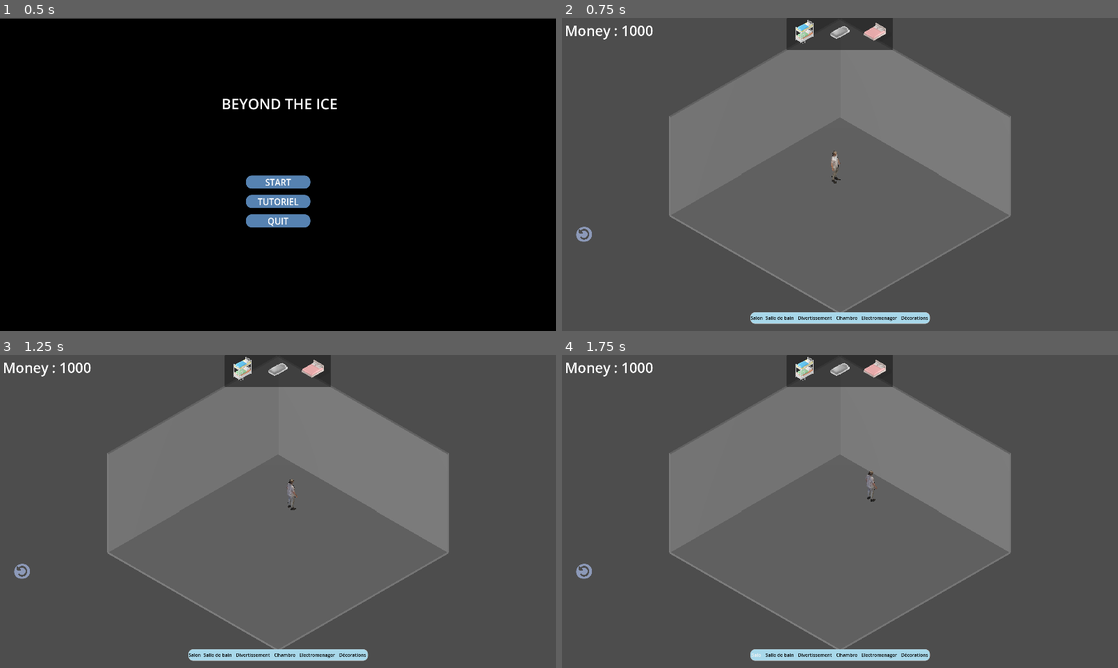
Above: before the commit, frames 1-4 (two rows, left to right).
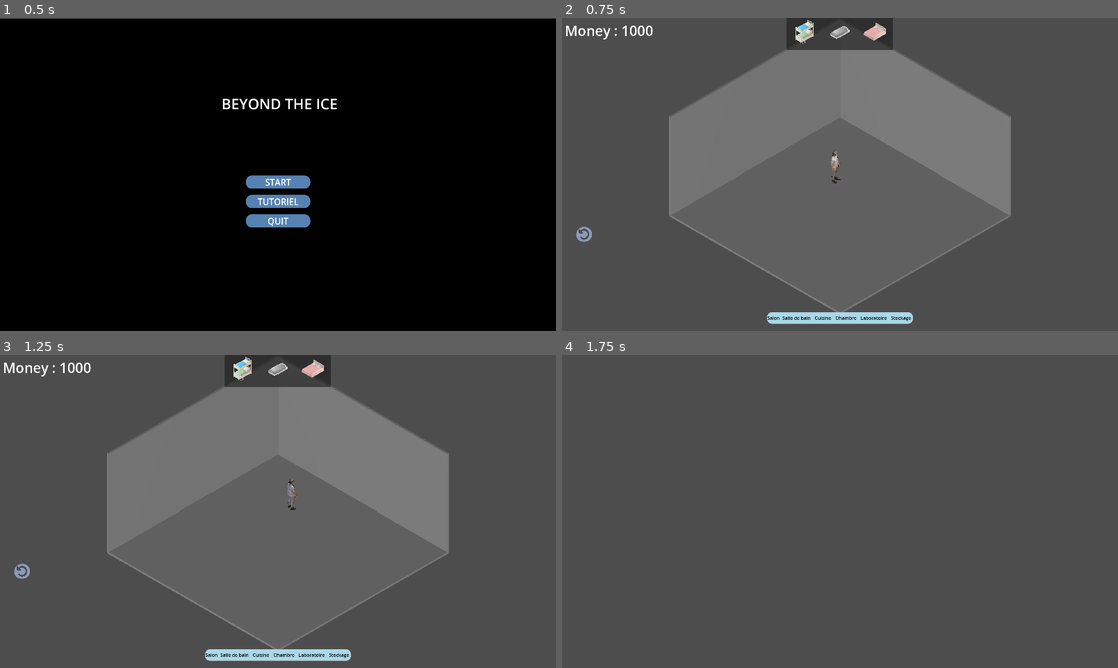
Above: after the commit, the same moments.

Repository: ygr671/beyond-the-ice
Game: Godot game, scene res://menu_principal/menu_principal.tscn
Two runs of this game, one before a commit and one after it. Both use one fixed random seed, a clock stepped at 60 frames per second and the inputs below.
Inputs:
- Up to frame 1 (0.5 s): no input
- Up to frame 2 (0.75 s): click "START" at 0.5 s
- Up to frame 3 (1.25 s): no input
- Up to frame 4 (1.75 s): click "Salon" at 1.25 s

Frame 1 is identical in both runs. In frame 2, 0.4% of the frame differs, in the area x 33-67%, y 94-98%; in frame 3, 0.4%; in frame 4, 21%, in the area x 0-81%, y 0-98%.

Commit message:
connexion des boutons avec les nouvelles piece, salon cuisine etc..

Diff:
--- a/Scenes/UIObjectsSelection.tscn
+++ b/Scenes/UIObjectsSelection.tscn
@@ -132,7 +132,7 @@
 text = "Salle de bain"
 flat = true
 
-[node name="Divertissement" type="Button" parent="PanelContainer/HBoxContainer"]
+[node name="Cuisine" type="Button" parent="PanelContainer/HBoxContainer"]
 layout_mode = 2
 focus_mode = 0
 theme_override_colors/font_color = Color(0, 0, 0, 1)
@@ -140,7 +140,7 @@
 theme_override_styles/hover = SubResource("StyleBoxFlat_7vsoc")
 theme_override_styles/hover_pressed = SubResource("StyleBoxFlat_p3gva")
 theme_override_styles/disabled = SubResource("StyleBoxFlat_gngrj")
-text = "Divertissement"
+text = "Cuisine"
 flat = true
 
 [node name="Chambre" type="Button" parent="PanelContainer/HBoxContainer"]
@@ -154,7 +154,7 @@
 text = "Chambre"
 flat = true
 
-[node name="Elecrtomenager" type="Button" parent="PanelContainer/HBoxContainer"]
+[node name="Laboratoire" type="Button" parent="PanelContainer/HBoxContainer"]
 layout_mode = 2
 focus_mode = 0
 theme_override_colors/font_color = Color(0, 0, 0, 1)
@@ -162,10 +162,10 @@
 theme_override_styles/hover = SubResource("StyleBoxFlat_7vsoc")
 theme_override_styles/hover_pressed = SubResource("StyleBoxFlat_p3gva")
 theme_override_styles/disabled = SubResource("StyleBoxFlat_gngrj")
-text = "Electromenager"
+text = "Laboratoire"
 flat = true
 
-[node name="Décorations" type="Button" parent="PanelContainer/HBoxContainer"]
+[node name="Stockage" type="Button" parent="PanelContainer/HBoxContainer"]
 layout_mode = 2
 focus_mode = 0
 theme_override_colors/font_color = Color(0, 0, 0, 1)
@@ -173,7 +173,13 @@
 theme_override_styles/hover = SubResource("StyleBoxFlat_7vsoc")
 theme_override_styles/hover_pressed = SubResource("StyleBoxFlat_p3gva")
 theme_override_styles/disabled = SubResource("StyleBoxFlat_gngrj")
-text = "Décorations"
+text = "Stockage"
 flat = true
 
 [connection signal="item_selected" from="ItemList" to="." method="_on_item_list_item_selected"]
+[connection signal="pressed" from="PanelContainer/HBoxContainer/Salon" to="." method="_on_salon_pressed"]
+[connection signal="pressed" from="PanelContainer/HBoxContainer/Salle de bain" to="." method="_on_salle_de_bain_pressed"]
+[connection signal="pressed" from="PanelContainer/HBoxContainer/Cuisine" to="." method="_on_cuisine_pressed"]
+[connection signal="pressed" from="PanelContainer/HBoxContainer/Chambre" to="." method="_on_chambre_pressed"]
+[connection signal="pressed" from="PanelContainer/HBoxContainer/Laboratoire" to="." method="_on_laboratoire_pressed"]
+[connection signal="pressed" from="PanelContainer/HBoxContainer/Stockage" to="." method="_on_stockage_pressed"]
--- /dev/null
+++ b/Scenes/chambre.tscn
@@ -0,0 +1,3 @@
+[gd_scene format=3 uid="uid://dfu1erasv0ed7"]
+
+[node name="Chambre" type="Node3D"]
--- /dev/null
+++ b/Scenes/cuisine.tscn
@@ -0,0 +1,3 @@
+[gd_scene format=3 uid="uid://bf88hmcfb1kf5"]
+
+[node name="Cuisine" type="Node3D"]
--- /dev/null
+++ b/Scenes/laboratoire.tscn
@@ -0,0 +1,3 @@
+[gd_scene format=3 uid="uid://rp2mwojljdm"]
+
+[node name="Laboratoire" type="Node3D"]
--- /dev/null
+++ b/Scenes/salle_de_bain.tscn
@@ -0,0 +1,3 @@
+[gd_scene format=3 uid="uid://b8u1rrssr351h"]
+
+[node name="SalleDeBain" type="Node3D"]
--- /dev/null
+++ b/Scenes/salon.tscn
@@ -0,0 +1,3 @@
+[gd_scene format=3 uid="uid://ul7u5qn1f2u3"]
+
+[node name="Salon" type="Node3D"]
--- a/Scenes/scene_modele.tscn
+++ b/Scenes/scene_modele.tscn
@@ -1,8 +1,7 @@
-[gd_scene load_steps=11 format=3 uid="uid://pirhygjro176"]
+[gd_scene load_steps=10 format=3 uid="uid://pirhygjro176"]
 
 [ext_resource type="PackedScene" uid="uid://vy68o6b7ni3t" path="res://Scenes/main_scene.tscn" id="1_6mk8y"]
 [ext_resource type="PackedScene" uid="uid://dhb0rh6musbex" path="res://npc/navigation_npc.tscn" id="2_7s2c2"]
-[ext_resource type="PackedScene" uid="uid://bucodnkauoxb" path="res://Import/Models/Nils.fbx" id="3_vjshh"]
 
 [sub_resource type="NavigationMesh" id="NavigationMesh_jv6wh"]
 
@@ -44,8 +43,6 @@
 
 [node name="Mur gauche2" type="StaticBody3D" parent="Salle" index="4"]
 
-[node name="Nils2" parent="Salle/NavigationNPC" index="3" instance=ExtResource("3_vjshh")]
-
 [node name="MeshInstance3D2" type="MeshInstance3D" parent="Salle/Sol" index="0"]
 mesh = SubResource("BoxMesh_6mk8y")
 
--- /dev/null
+++ b/Scenes/stockage.tscn
@@ -0,0 +1,3 @@
+[gd_scene format=3 uid="uid://6h65j6uahybl"]
+
+[node name="Stockage" type="Node3D"]
--- a/Scripts/ui_objects_selection.gd
+++ b/Scripts/ui_objects_selection.gd
@@ -134,3 +134,22 @@
 func _on_button_pressed() -> void:
 	if !placing:
 		undo_placement()
+
+
+func _on_salon_pressed() -> void:
+	get_tree().change_scene_to_file("res://Scenes/salon.tscn")
+
+func _on_salle_de_bain_pressed() -> void:
+	get_tree().change_scene_to_file("res://Scenes/salle_de_bain.tscn")
+
+func _on_chambre_pressed() -> void:
+	get_tree().change_scene_to_file("res://Scenes/chambre.tscn")
+
+func _on_cuisine_pressed() -> void:
+	get_tree().change_scene_to_file("res://Scenes/cuisine.tscn")
+
+func _on_laboratoire_pressed() -> void:
+	get_tree().change_scene_to_file("res://Scenes/laboratoire.tscn")
+
+func _on_stockage_pressed() -> void:
+	get_tree().change_scene_to_file("res://Scenes/stockage.tscn")
